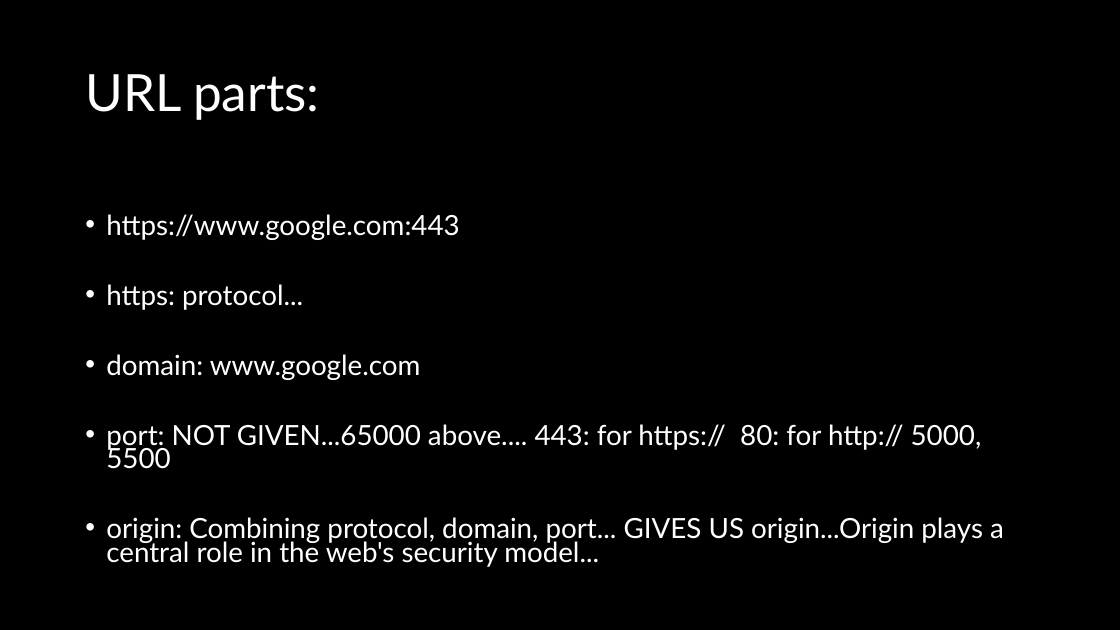
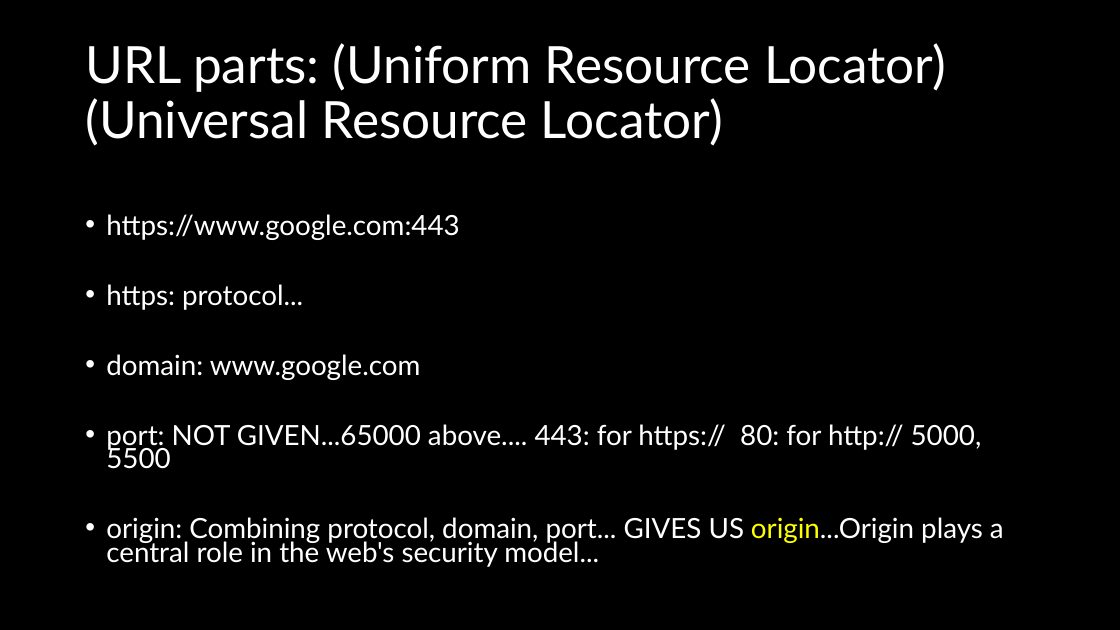
Before and after one commit to natiquekeyin/winter2026, a slide deck: slide 11 of FrontEnd/Week1/Week 1.pptx. Drawn at 1120x630 pixels with LibreOffice and Linux fonts; fonts in the diff are those of the drawing. Boxes give left, top, right and bottom in pixels: in the first picture for what was removed or moved away, otherwise in the second. Text is boxed around its words. In the diff, an @@ line names an element or a change of style, - is before the commit and + after.

```diff
--- a/FrontEnd/Week1/Week 1.pptx
+++ b/FrontEnd/Week1/Week 1.pptx
@@ title at [85, 43, 946, 146]: text changed @@
-URL parts:
+URL parts: (Uniform Resource Locator)(Universal Resource Locator)
@@ text at [106, 517, 1004, 567]: text colour #FFFFFF to #FFFF00 in "origin...Origin" @@
```
Also in this commit, not shown: 4 other slides changed, 3 slides added, 3 other files.
